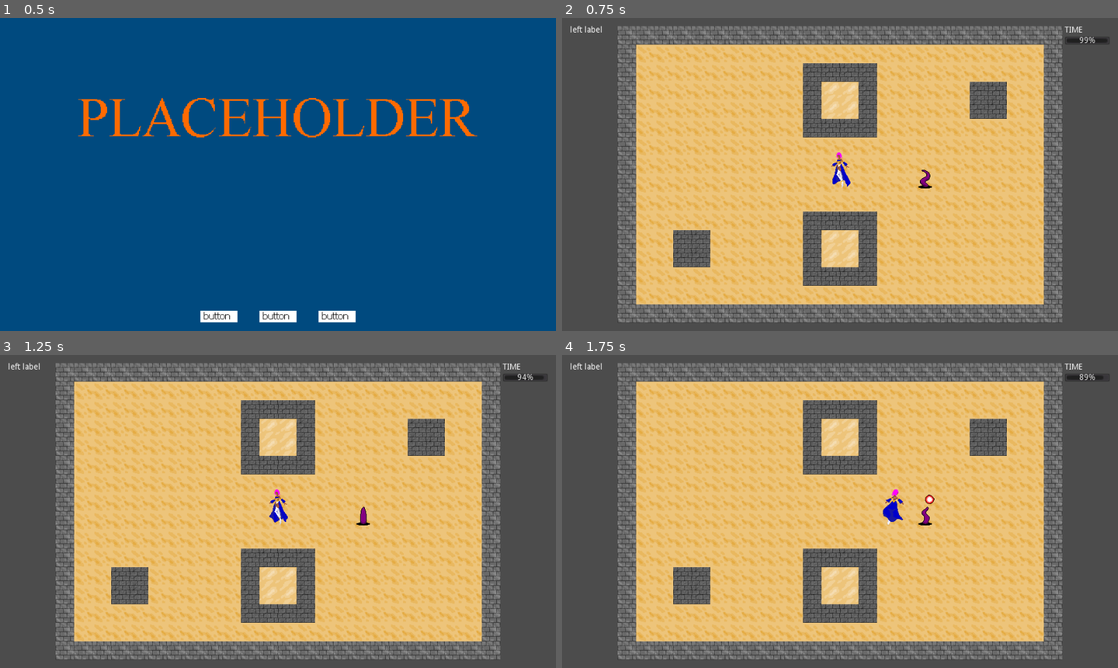
Above: before the commit, frames 1-4 (two rows, left to right).
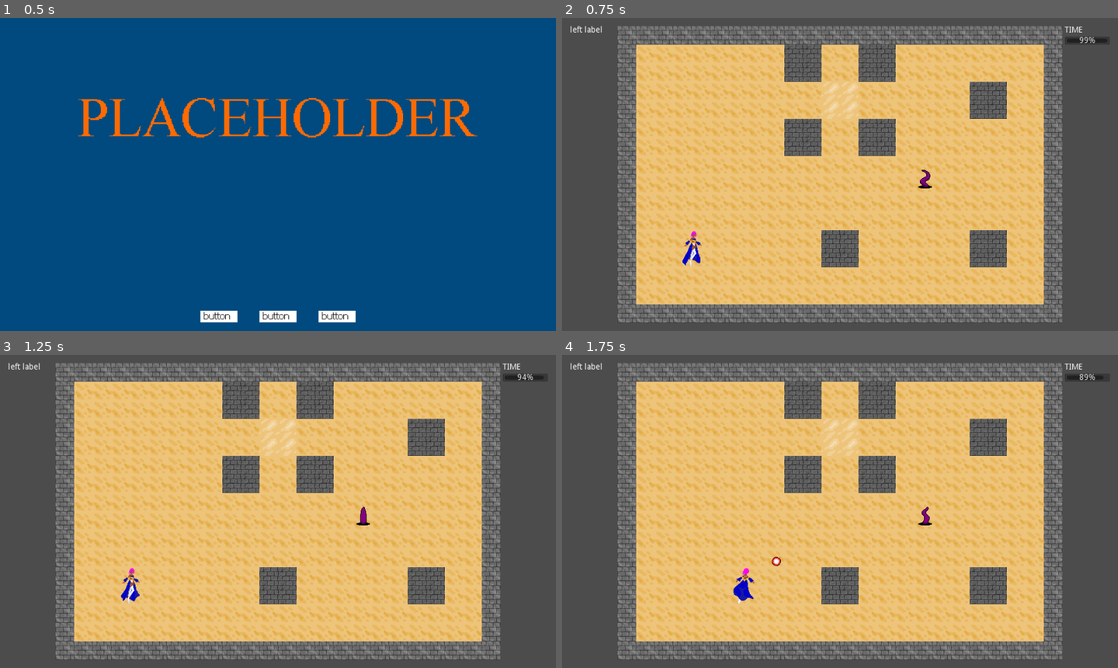
Above: after the commit, the same moments.

Repository: alpacanumerals/LD51
Game: Godot game, scene res://Title.tscn
Same seed, same stepped clock (60 frames per second), same inputs: the game is played once before the commit and once after it.
Inputs (mouse positions are in pixels of both pictures, inside the frame that each line leads up to):
- Up to frame 1 (0.5 s): no input
- Up to frame 2 (0.75 s): click (778, 315) at 0.5 s
- Up to frame 3 (1.25 s): no input
- Up to frame 4 (1.75 s): move the mouse to (962, 495) at 1.27 s; hold Right (ui_right) from 1.28 s (still down); click (962, 495) at 1.42 s

Frame 1 is identical in both runs. In frame 2, 9.1% of the frame differs, in the area x 20-80%, y 8-86%; in frame 3, 9.1%; in frame 4, 9.4%.

Commit message:
random player starts

Diff:
--- a/level/map.gd
+++ b/level/map.gd
@@ -1,5 +1,7 @@
 extends TileMap
 
+#the rows 0-7 describe the grid in tile terms
+#row 8 describes player spawn validity, and then mob spawn locations
 var block_1 = [[0, 0, 0, 0, 0, 0, 0, 0],
                [0, 0, 0, 0, 0, 0, 0, 0],
                [0, 0, 0, 0, 0, 0, 0, 0],
@@ -7,7 +9,8 @@
                [0, 0, 0, 0, 0, 0, 0, 0],
                [0, 0, 0, 0, 0, 0, 0, 0],
                [0, 0, 0, 0, 0, 0, 0, 0],
-               [0, 0, 0, 0, 0, 0, 0, 0]]
+               [0, 0, 0, 0, 0, 0, 0, 0],
+               [true]]
 
 var block_2 = [[0, 0, 0, 0, 0, 0, 0, 0],
                [0, 0, 0, 0, 0, 0, 0, 0],
@@ -16,7 +19,8 @@
                [0, 0, 0, 2, 2, 0, 0, 0],
                [0, 0, 0, 0, 0, 0, 0, 0],
                [0, 0, 0, 0, 0, 0, 0, 0],
-               [0, 0, 0, 0, 0, 0, 0, 0]]
+               [0, 0, 0, 0, 0, 0, 0, 0],
+               [false]]
 
 var block_3 = [[0, 0, 0, 0, 0, 0, 0, 0],
                [0, 0, 0, 0, 0, 0, 0, 0],
@@ -25,19 +29,53 @@
                [0, 0, 2, 1, 1, 2, 0, 0],
                [0, 0, 2, 2, 2, 2, 0, 0],
                [0, 0, 0, 0, 0, 0, 0, 0],
-               [0, 0, 0, 0, 0, 0, 0, 0]]
+               [0, 0, 0, 0, 0, 0, 0, 0],
+               [false]]
+
+var block_4 = [[0, 0, 0, 0, 0, 0, 0, 0],
+               [0, 2, 2, 0, 0, 2, 2, 0],
+               [0, 2, 2, 0, 0, 2, 2, 0],
+               [0, 0, 0, 1, 1, 0, 0, 0],
+               [0, 0, 0, 1, 1, 0, 0, 0],
+               [0, 2, 2, 0, 0, 2, 2, 0],
+               [0, 2, 2, 0, 0, 2, 2, 0],
+               [0, 0, 0, 0, 0, 0, 0, 0],
+               [true]]
+
+var blocks = [block_1, block_1, block_1, block_1, block_1, block_1]
+
+var fallback_blocks = [block_1, block_1, block_1, block_1, block_1, block_1]
 
 func _ready():
     draw_map()
 
 func draw_map():
-    #var blocks = [block_3, block_1, block_2, block_3, block_1, block_2]
+    var block_options = [block_1, block_2, block_3, block_4]
 
-    var block_options = [block_1, block_2, block_3]
 
-    for block_number in range(6):
-        set_block(block_number, block_options[randi() % 3])
+    for n in range(blocks.size()):
+        blocks[n] = block_options[randi() % block_options.size()]
+    var iterations = 0
+    while !validate_blocks() && iterations < 63:
+        for n in range(blocks.size()):
+            blocks[n] = block_options[randi() % block_options.size()]
+        iterations += 1
+    if iterations > 63:
+        blocks = fallback_blocks
+
+    for block_number in range(blocks.size()):
+        set_block(block_number, blocks[block_number])
+
     set_outer_wall()
+
+func validate_blocks():
+    var starts = 0
+    for block in blocks:
+        if block[8][0]:
+            starts += 1
+
+    print(starts > 0)
+    return starts > 0
 
 # block_number is an integer from 0 to 5 defining the position on the 3x2 grid of 8x8 blocks
 func set_block(block_number, block_grid):
@@ -57,3 +95,12 @@
     for y in range(14):
         set_cell(0, y+1, 3)
         set_cell(23, y+1, 3)
+
+func get_start_block():
+    var start_block_numbers = []
+    for n in blocks.size():
+        #print(blocks[n][8][0])
+        if blocks[n][8][0]:
+            start_block_numbers.push_back(n)
+
+    return start_block_numbers[randi() % start_block_numbers.size()]
--- a/level/play_area.gd
+++ b/level/play_area.gd
@@ -16,14 +16,19 @@
     b.position = location
 
 func reset_map():
+    $TileMap.draw_map()
     reset_player()
     reset_mobs()
     remove_bullets()
-    $TileMap.draw_map()
     # reset walls
 
 func reset_player():
-    $PlayerRoot.position = player_start
+    var start_block = $TileMap.get_start_block()
+
+    var x = (32 * 4) + (32 * 8 * (start_block % 3))
+    var y = (32 * 4) + (32 * 8 * int(start_block / 3))
+
+    $PlayerRoot.position = Vector2(x, y)
 
 func reset_mobs():
     var mobs = get_tree().get_nodes_in_group(constants.MOB_GROUP)
